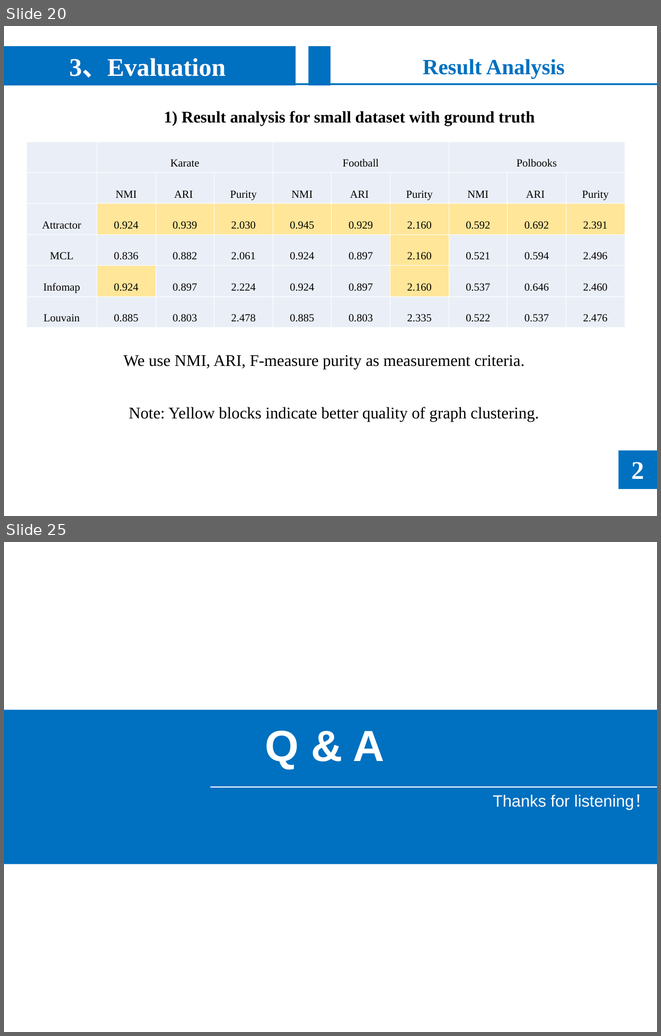
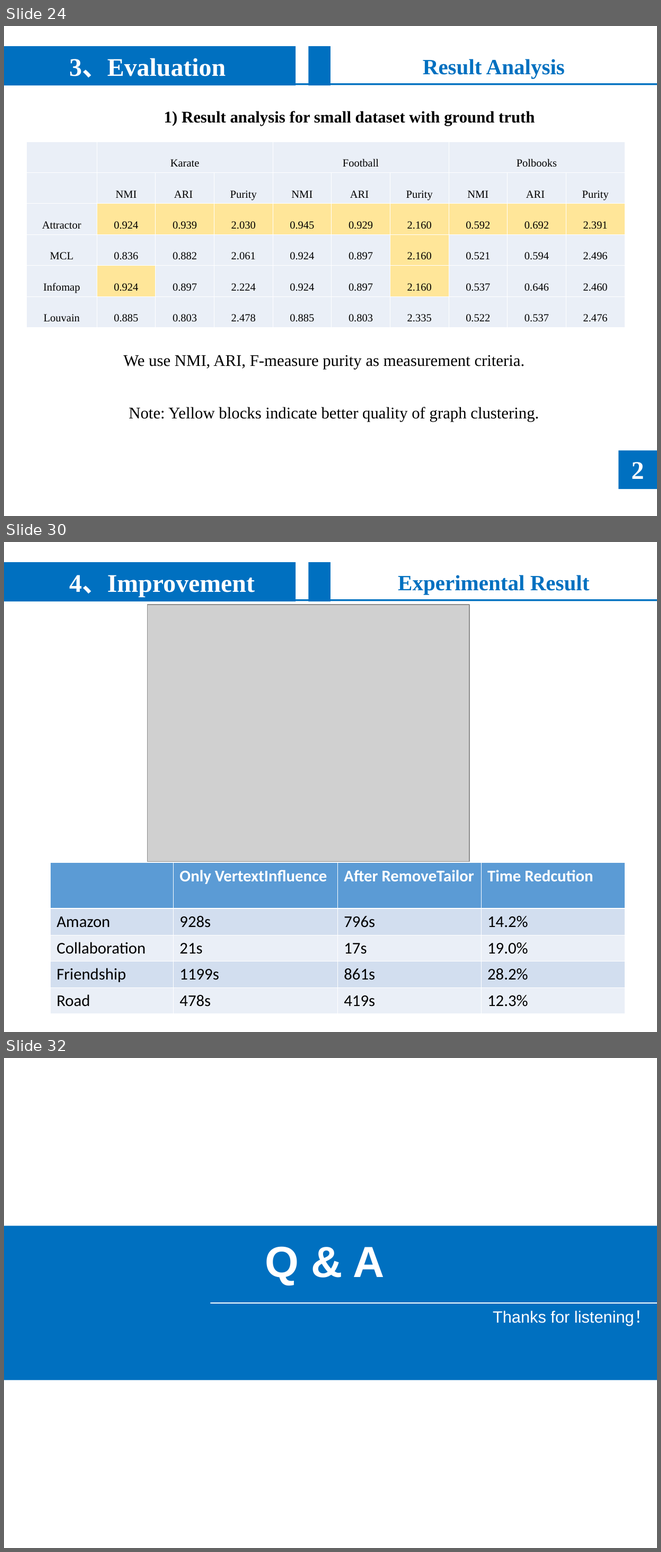
Before and after one commit to noyousjtu/Community-Detection, a slide deck: presentation/Community Detection.ppt. Shown one above the other, each under a label of ours: slides 20 and 25 before the commit, slides 24, 30 and 32 after it; the slides between them are not shown. The pictures are 661x1036 and 661x1552 pixels, drawn with LibreOffice and Linux fonts; fonts in the diff are those of the drawing; grey boxes stand for pictures. Boxes give left, top, right and bottom in pixels: in the first picture for what was removed or moved away, otherwise in the second. Text is boxed around its words. In the diff, an @@ line names an element or a change of style, - is before the commit and + after.

```diff
--- a/presentation/Community Detection.ppt
+++ b/presentation/Community Detection.ppt
@@ slide 30 added at <box>4,542,657,1032</box>, background #FFFFFF at 73% opacity @@
@@ rectangle added at <box>4,562,296,601</box>, fill #0070C0, 28 pt, text #FFFFFF, bold @@
+4、Improvement
@@ rectangle added at <box>308,562,330,601</box>, fill #0070C0 @@
@@ text added at <box>398,575,590,594</box>, 24 pt, text #0070C0, bold @@
+Experimental Result
@@ line added from (4, 600) to (657, 600), #0070C0 2.01 pt @@
@@ picture added at <box>147,605,469,861</box> @@
@@ table added at <box>50,863,625,1008</box>, 5 rows, 4 columns @@
+ | Only VertextInfluence | After RemoveTailor | Time Redcution
+Amazon | 928s | 796s | 14.2%
+Collaboration | 21s | 17s | 19.0%
+Friendship | 1199s | 861s | 28.2%
+Road | 478s | 419s | 12.3%
@@ what was slide 20 is now slide 24 @@
@@ what was slide 25 is now slide 32 @@
```
Also in this commit, not shown: 10 slides changed, 8 other slides added, 2 slides removed, 1 other file.
